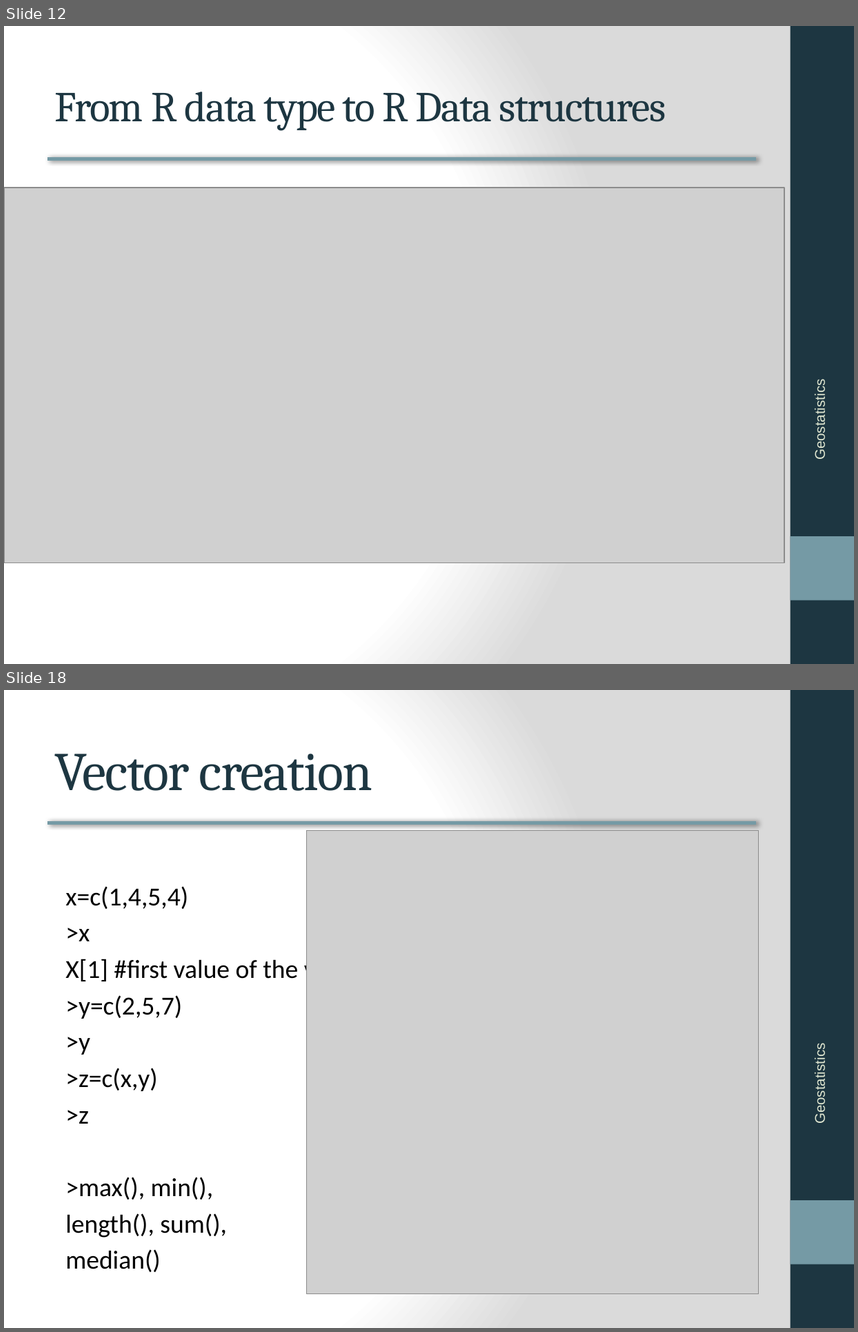
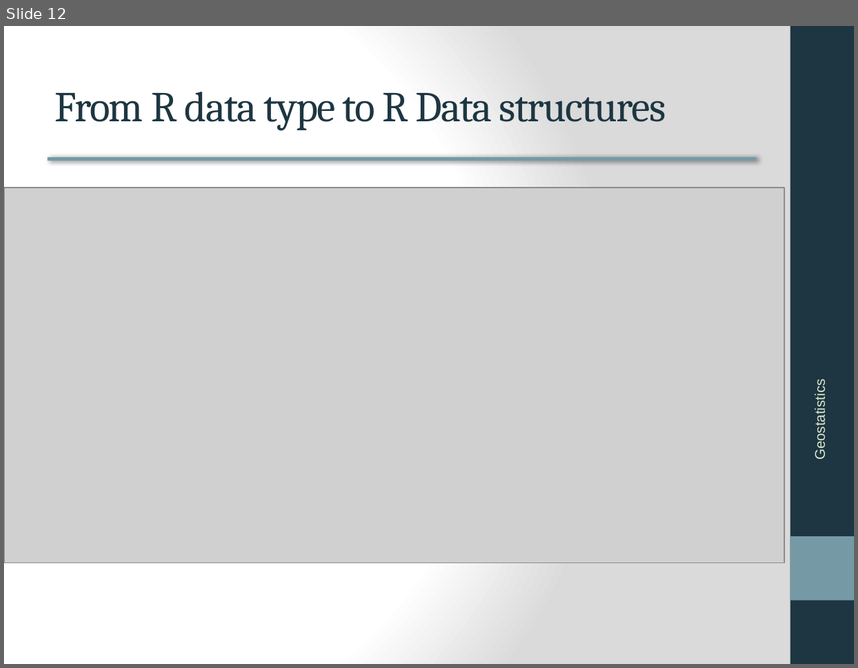
Before and after one commit to milkiaszerai/geol-0097-geostatistics, a slide deck: Slides_and_R_ Notebooks/GST_Pract_2022_01_Intro to R.pptx. Shown one above the other, each under a label of ours: slides 12 and 18 before the commit, slide 12 after it; the slides between them are not shown. The pictures are 858x1332 and 858x668 pixels, drawn with LibreOffice and Linux fonts; fonts in the diff are those of the drawing; grey boxes stand for pictures; background and template pictures are left out. Boxes give left, top, right and bottom in pixels: in the first picture for what was removed or moved away, otherwise in the second. Text is boxed around its words. In the diff, an @@ line names an element or a change of style, - is before the commit and + after.

```diff
--- a/Slides_and_R_ Notebooks/GST_Pract_2022_01_Intro to R.pptx
+++ b/Slides_and_R_ Notebooks/GST_Pract_2022_01_Intro to R.pptx
@@ slide 18 removed at bbox=[4, 690, 854, 1328], background gradient #FFFFFF to #DADADA; not listed: 3 template elements that a slide beside it also shows @@
@@ title removed at bbox=[55, 753, 373, 791] @@
-Vector creation
@@ picture removed at bbox=[307, 830, 759, 1294] @@
@@ text removed at bbox=[65, 886, 370, 1272] @@
-x=c(1,4,5,4)
->x
-X[1] #first value of the vector
->y=c(2,5,7)
->y
->z=c(x,y)
->z
->max(), min(),
-length(), sum(),
-median()
@@ text removed at bbox=[812, 1050, 828, 1122] @@
-Geostatistics
```
Also in this commit, not shown: 15 other slides removed, 3 other files.
